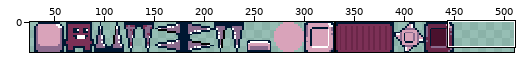
One commit to this sprite sheet: xem-editor/t.png. The first picture is a wide view before the edit; the outline marks the close-up.
Close-up. The starting point:
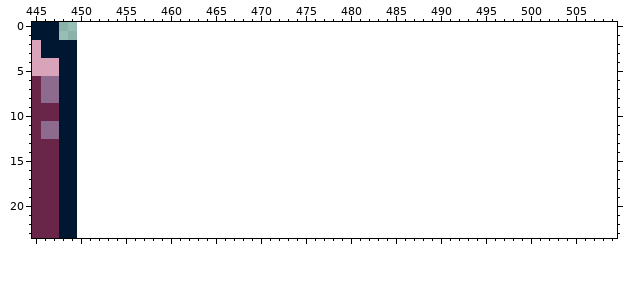
The file is 450x30 pixels. Colours within 5 levels of each other are drawn and written as one. Shown: x 445..509, y 0..23. The old version is drawn lined up with the new one, on the new canvas. The wide view leaves out empty margins.
After:
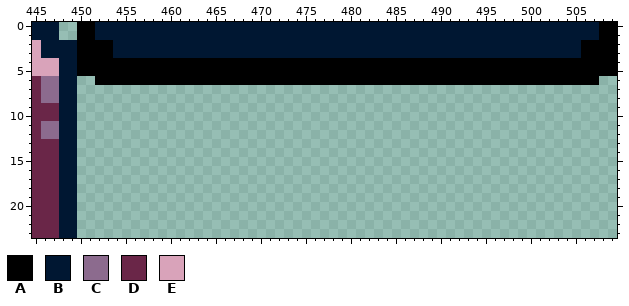
Palette (. is transparent): A #000000  B #001732  C #8c6b8e  D #6a2648  E #d9a3ba
What changed:
canvas 450x30 -> 510x30
Changed rows in their new state; - is an unchanged pixel.
first column x 450:
 0 AABBBBBBBBBBBBBBBBBBBBBBBBBBBBBBBBBBBBBBBBBBBBBBBBBBBBBBBBAA
 1 AABBBBBBBBBBBBBBBBBBBBBBBBBBBBBBBBBBBBBBBBBBBBBBBBBBBBBBBBAA
 2 AAAABBBBBBBBBBBBBBBBBBBBBBBBBBBBBBBBBBBBBBBBBBBBBBBBBBBBAAAA
 3 AAAABBBBBBBBBBBBBBBBBBBBBBBBBBBBBBBBBBBBBBBBBBBBBBBBBBBBAAAA
 4 AAAAAAAAAAAAAAAAAAAAAAAAAAAAAAAAAAAAAAAAAAAAAAAAAAAAAAAAAAAA
 5 AAAAAAAAAAAAAAAAAAAAAAAAAAAAAAAAAAAAAAAAAAAAAAAAAAAAAAAAAAAA
 6 --AAAAAAAAAAAAAAAAAAAAAAAAAAAAAAAAAAAAAAAAAAAAAAAAAAAAAAAA--
